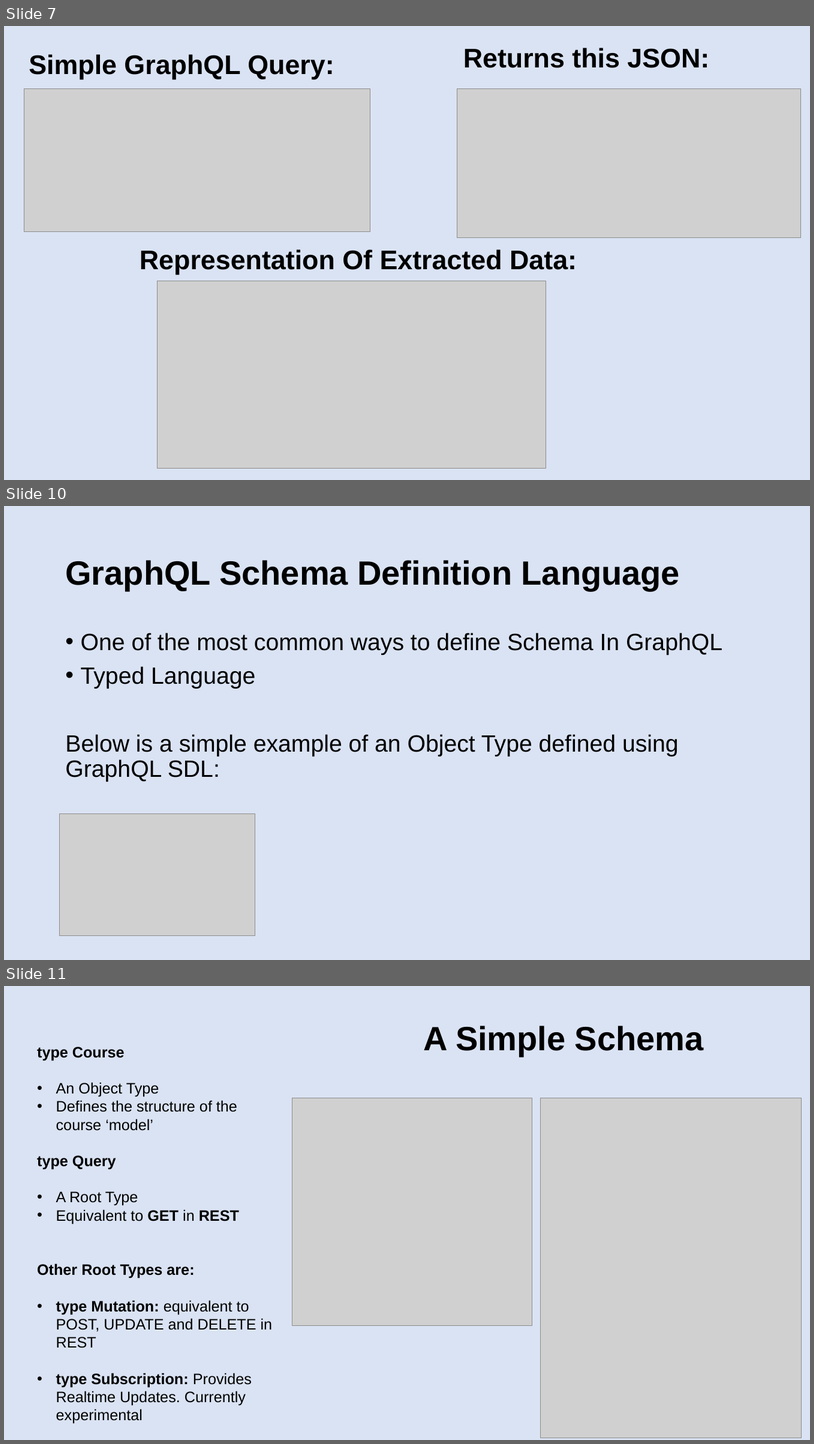
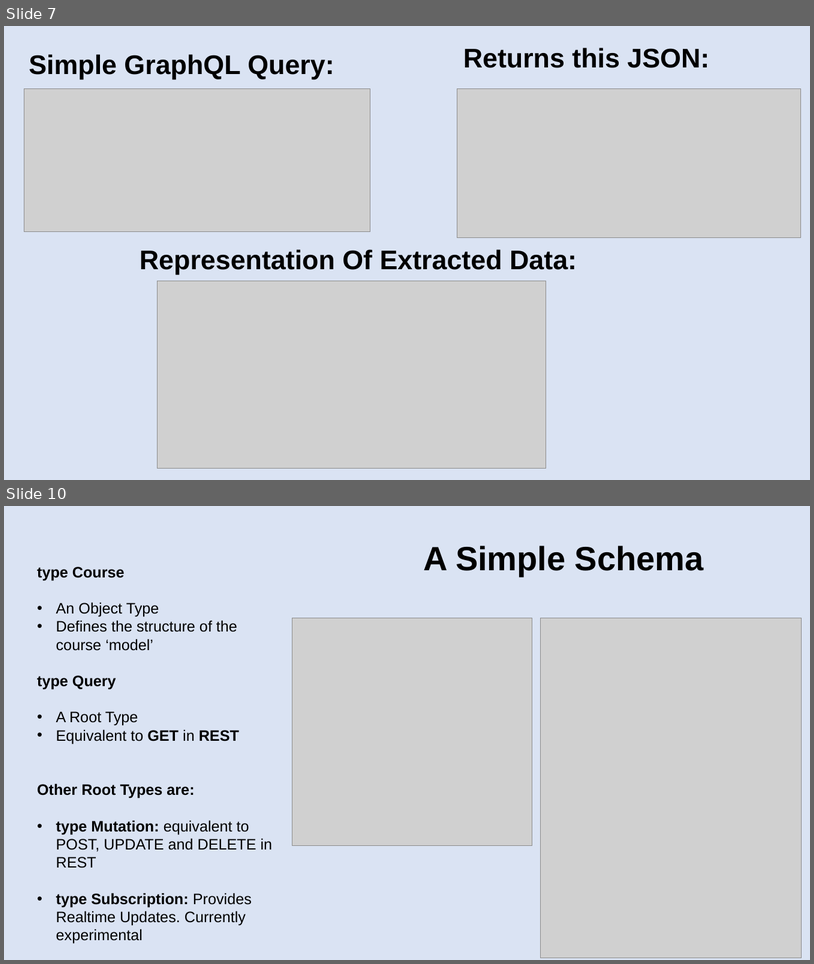
Before and after one commit to patelg123/graphql-presentation, a slide deck: current.pptx. Shown one above the other, each under a label of ours: slides 7, 10 and 11 before the commit, slides 7 and 10 after it; the slides between them are not shown. The pictures are 814x1444 and 814x964 pixels, drawn with LibreOffice and Linux fonts; fonts in the diff are those of the drawing; grey boxes stand for pictures. Boxes give left, top, right and bottom in pixels: in the first picture for what was removed or moved away, otherwise in the second. Text is boxed around its words. In the diff, an @@ line names an element or a change of style, - is before the commit and + after.

```diff
--- a/current.pptx
+++ b/current.pptx
@@ slide 10 removed at [4, 506, 810, 960], background #DAE3F3 @@
@@ title removed at [65, 560, 680, 591] @@
-GraphQL Schema Definition Language
@@ text removed at [65, 633, 723, 781] @@
-• One of the most common ways to define Schema In GraphQL
-• Typed Language
-Below is a simple example of an Object Type defined using GraphQL SDL:
@@ picture removed at [60, 813, 255, 936] @@
@@ what was slide 11 is now slide 10 @@
```
Also in this commit, not shown: 6 slides changed, 2 slides added, 1 other file.
